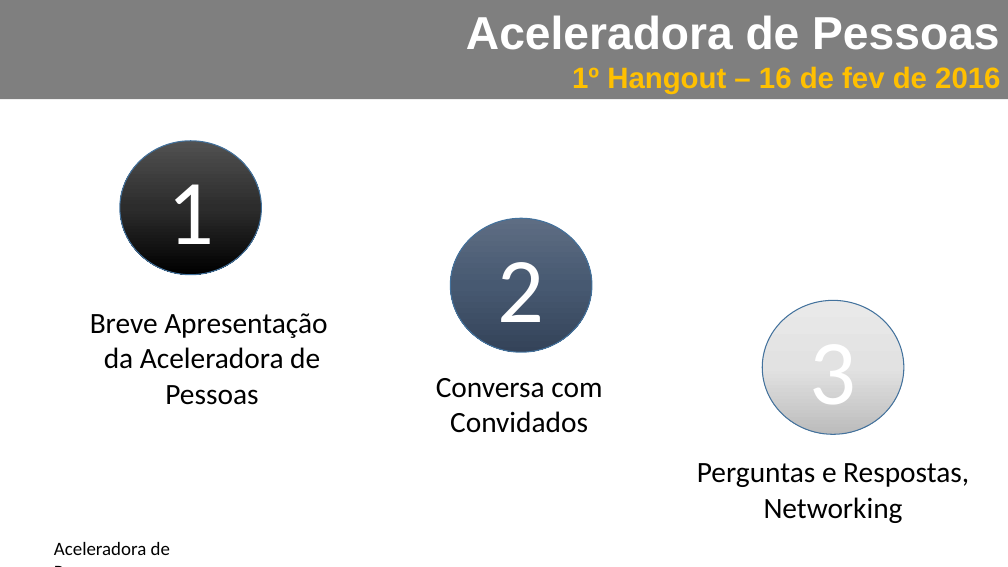
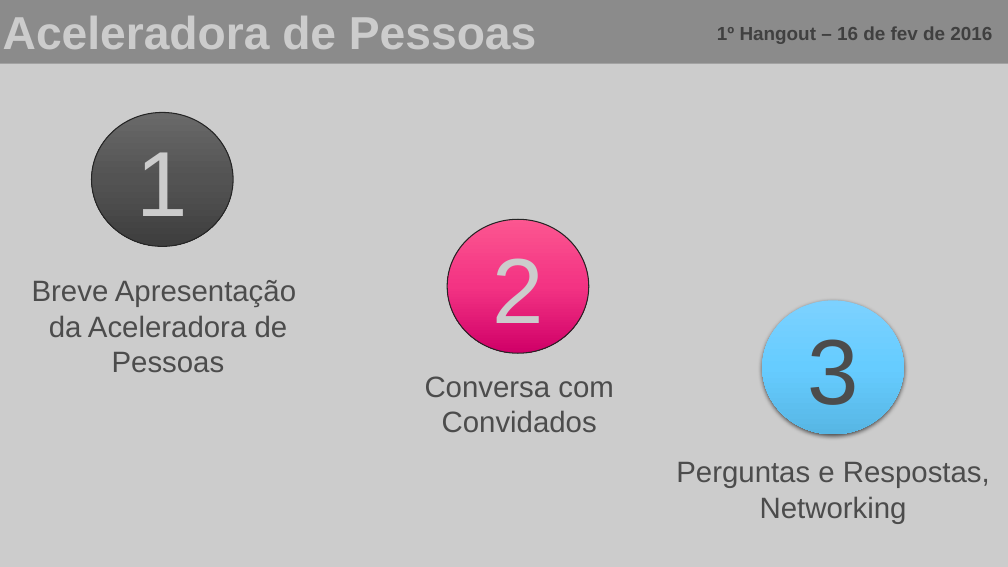
Before and after one commit to AceleradoraDePessoas/Apresentacoes, a slide deck: slide 2 of Institucional.pptx. Drawn at 1008x567 pixels with LibreOffice and Linux fonts; fonts in the diff are those of the drawing. Boxes give left, top, right and bottom in pixels: in the first picture for what was removed or moved away, otherwise in the second. Text is boxed around its words. In the diff, an @@ line names an element or a change of style, - is before the commit and + after.

Commit message:
apresentação

```diff
--- a/Institucional.pptx
+++ b/Institucional.pptx
@@ background #FFFFFF to #CCCCCC @@
@@ rectangle "Aceleradora de Pessoas": place and size @@
-rectangle "Aceleradora de Pessoas" at [0, 0, 1008, 99]
+rectangle "Aceleradora de Pessoas" at [0, 0, 1008, 64]
@@ rectangle "Aceleradora de Pessoas" at [0, 0, 1008, 64]: text colour #FFFFFF to #CCCCCC; alignment right to left; fill #000000 at 50% opacity to #4C4C4C at 50% opacity @@
@@ text added at [717, 26, 992, 44], 18 pt, text #404040, bold @@
+1º Hangout – 16 de fev de 2016
@@ text in rectangle at [572, 67, 1000, 94]: paragraph removed @@
-1º Hangout – 16 de fev de 2016
@@ ellipse "1": place and size @@
-ellipse "1" at [120, 141, 262, 274]
+ellipse "1" at [91, 113, 233, 247]
@@ ellipse "1" at [91, 113, 233, 247]: font Calibri to Arial, text colour #FFFFFF to #CCCCCC; fill gradient #515151 to #2E2E2E to #000000 to gradient #696969 to #545454 to #3E3E3E; outline #43739E 1 pt to #262626 1 pt @@
@@ ellipse "2" at [448, 219, 589, 353]: font Calibri to Arial, text colour #FFFFFF to #CCCCCC; fill gradient #5E6D85 to #495A73 to #35445A to gradient #FD5691 to #F43583 to #D10069; outline #43739E 1 pt to #262626 1 pt @@
@@ font Calibri to Arial, text colour #000000 to #4C4C4C in 3 elements at [425, 376, 614, 432], [676, 462, 990, 523], [32, 280, 296, 372] @@
@@ text "Breve Apresentação": place and size @@
-text "Breve Apresentação" at [90, 313, 327, 405]
+text "Breve Apresentação" at [32, 280, 296, 372]
@@ ellipse "3" at [762, 300, 904, 434]: font Calibri to Arial, text colour #FFFFFF to #4C4C4C; fill gradient #EBEAEA to #E4E3E3 to #BDBCBC to gradient #7DD2FF to #66CCFF to #58B6E5; outline #43739E 1 pt to none; shadow on @@
@@ text removed at [54, 542, 170, 555] @@
-Aceleradora de Pessoas
```
Also in this commit, not shown: 1 other slide changed, 1 slide added, 1 slide removed.
